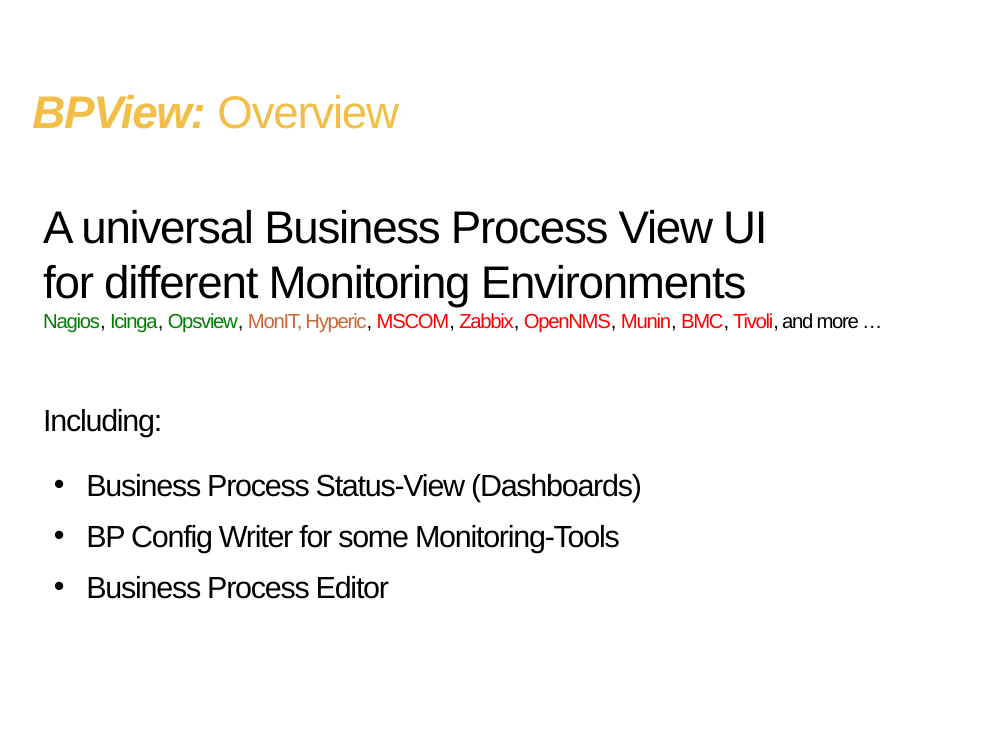
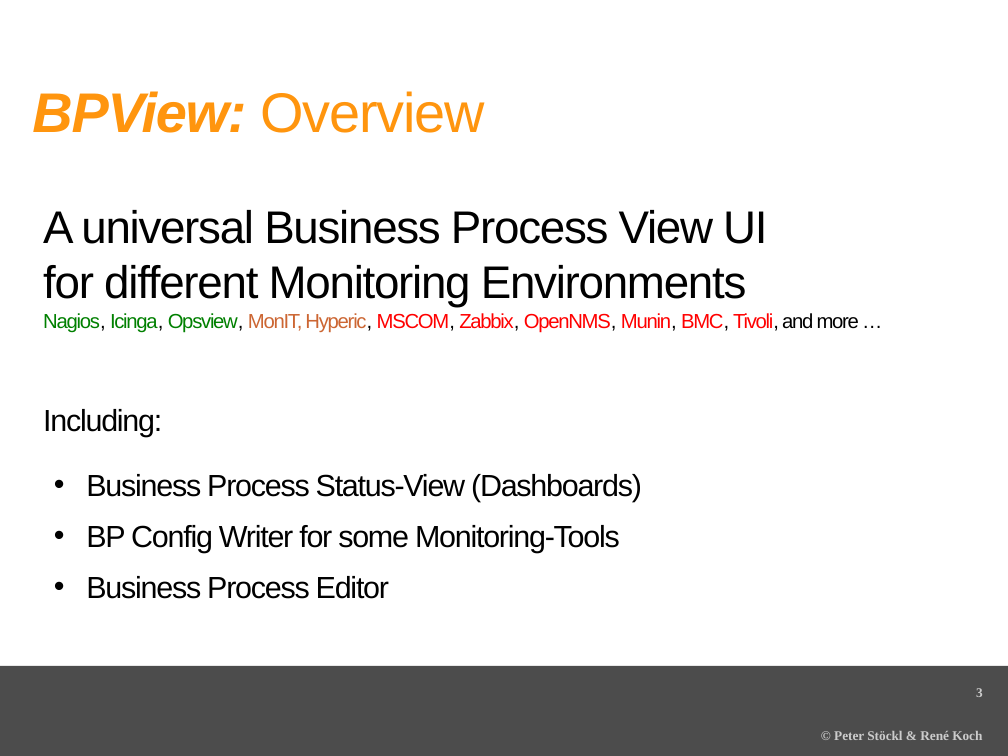
Before and after one commit to BPView/BPView, a slide deck: slide 3 of docs/BPView - The_Project.odp (slide 2 before the commit). Drawn at 1008x756 pixels with LibreOffice and Linux fonts; fonts in the diff are those of the drawing; background and template pictures are left out. Boxes give left, top, right and bottom in pixels: in the first picture for what was removed or moved away, otherwise in the second. Text is boxed around its words. In the diff, an @@ line names an element or a change of style, - is before the commit and + after.

```diff
--- a/docs/BPView - The_Project.odp
+++ b/docs/BPView - The_Project.odp
@@ title "BPView: Overview" at <box>32,91,485,133</box>: size 36 to 44 pt, text colour #F2BE48 to #FF950E @@
@@ rectangle added at <box>0,666,1008,756</box>, fill #4C4C4C @@
@@ page number added at <box>976,688,983,697</box>, 10.5 pt, text #CCCCCC, bold @@
+3
@@ text added at <box>834,731,982,740</box>, 10.5 pt, text #CCCCCC, bold @@
+© Peter Stöckl & René Koch
```
Also in this commit, not shown: 8 other slides changed, 3 slides added, 1 slide removed, 5 other files.
